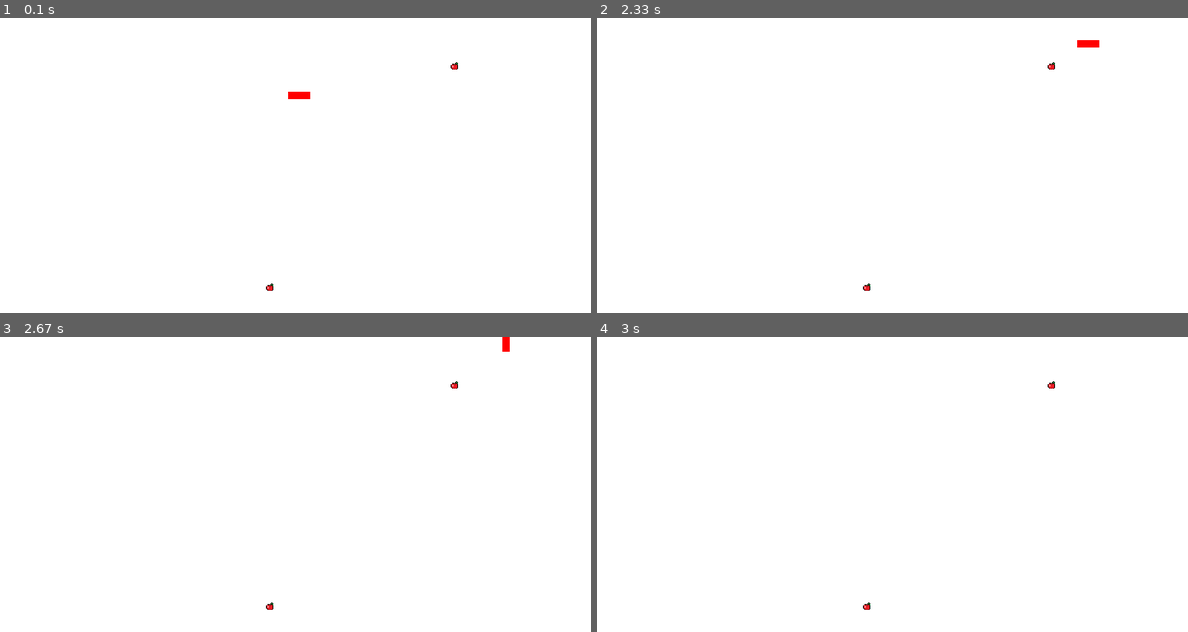
Above: before the commit, frames 1-4 (two rows, left to right).
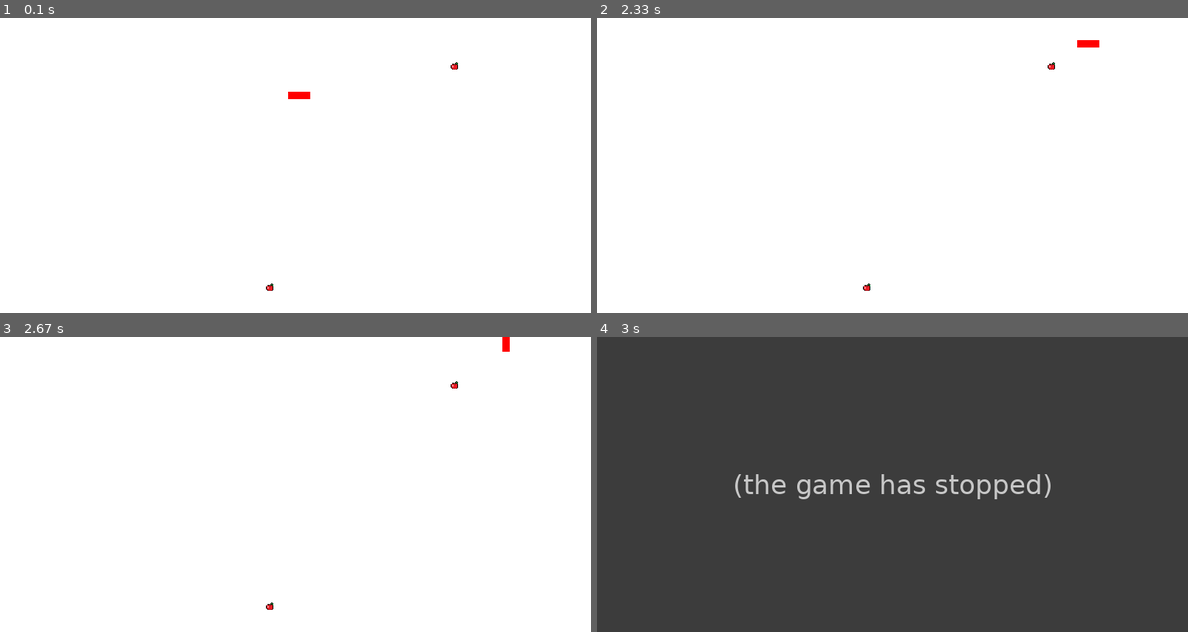
Above: after the commit, the same moments.

Repository: danyjf/tpj-2022
Game: pygame game, started from snake/main.py
Two runs of this game, one before a commit and one after it. Both use one fixed random seed, a clock stepped at 60 frames per second and the inputs below.
Inputs:
- Up to frame 1 (0.1 s): no input
- Up to frame 2 (2.33 s): hold Right 0.33-0.8 s; hold Up 0.83-1.3 s; hold Right 1.33-1.8 s; hold Left from 1.83 s (still down)
- Up to frame 3 (2.67 s): release Left at 2.37 s; tap W at 2.4 s
- Up to frame 4 (3 s): no input

Frames 1-3 are identical in both runs. In frame 4, 100% of the frame differs, in the area x 0-100%, y 0-100%.
After the commit the program exited at 2.73 s; later frames show no game.

Commit message:
Fix death collision

Diff:
--- a/snake/snake.py
+++ b/snake/snake.py
@@ -9,6 +9,7 @@
     MOVE = 1
     EAT = 2
     GROW = 3
+    DIE = 4
 
 class Snake(Subject):
     def __init__(self, name, posX, posY):
@@ -49,14 +50,15 @@
     def kill(self):
         self.dead = True
 
-    def die(self):
+    def death_collision(self):
         head = self.body[0]
         if head[0] not in range(Environment.WIDTH) or head[1] not in range(Environment.HEIGHT):
-            self.kill()
+            return True
 
         for body in self.body[1:]:
             if head == body:
-                self.kill()
+                return True
+        return False
 
     def food_collision(self, food):
         head = self.body[0]
@@ -72,6 +74,8 @@
             self.move()
             if self.food_collision(food):
                 self.state = SNAKE_STATES.EAT
+            elif self.death_collision():
+                self.state = SNAKE_STATES.DIE
         elif self.state == SNAKE_STATES.EAT:
             self.move()
             self.state = SNAKE_STATES.GROW
@@ -79,6 +83,8 @@
             self.move()
             self.grow()
             self.state = SNAKE_STATES.MOVE
+        elif self.state == SNAKE_STATES.DIE:
+            self.kill()
 
     def draw(self, display):
         for x, y in self.body:
